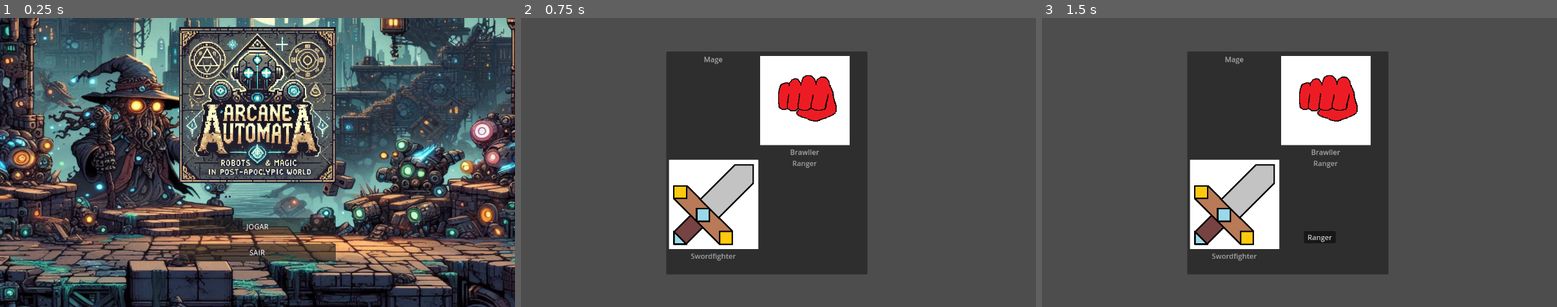
Above: before the commit, frames 1-3 (left to right).
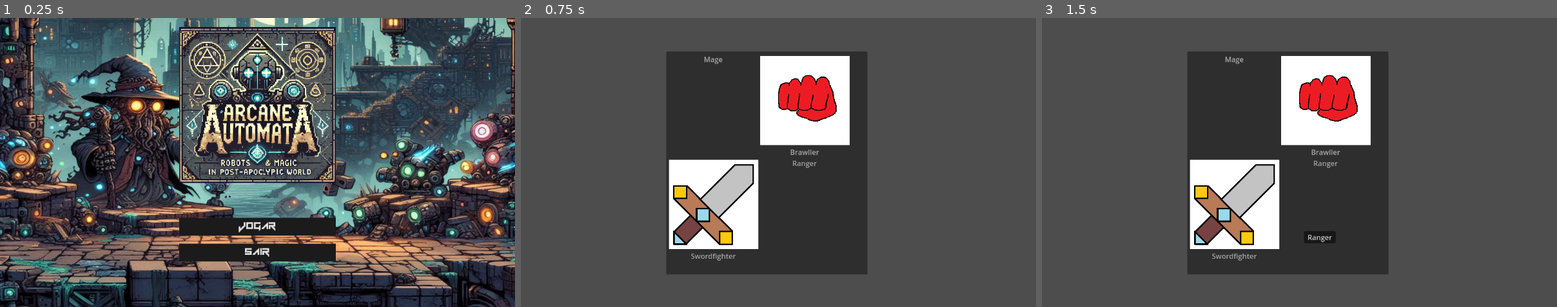
Above: after the commit, the same moments.

Repository: MatheuzH/ProjetoDevJogos
Game: Godot game, scene res://tela_de_inicio.tscn
Two runs of this game, one before a commit and one after it. Both use one fixed random seed, a clock stepped at 60 frames per second and the inputs below.
Inputs:
- Up to frame 1 (0.25 s): no input
- Up to frame 2 (0.75 s): click "JOGAR" at 0.5 s
- Up to frame 3 (1.5 s): no input

The runs differ from the first frame. In frame 1, 2.7% of the frame differs, in the area x 34-66%, y 69-85%; in frame 2, nothing differs; in frame 3, nothing differs.

Commit message:
tela de inicio pronta (aparentemente)

Diff:
--- a/tela_de_inicio.tscn
+++ b/tela_de_inicio.tscn
@@ -1,12 +1,41 @@
-[gd_scene load_steps=6 format=3 uid="uid://2r8s6hqkbe64"]
+[gd_scene load_steps=15 format=3 uid="uid://2r8s6hqkbe64"]
 
 [ext_resource type="Texture2D" uid="uid://d32dj4yxpy326" path="res://WhatsApp Image 2024-09-04 at 18.52.07.jpeg" id="1_i1tf1"]
 [ext_resource type="Script" path="res://tela_de_inicio.gd" id="1_q42b5"]
 [ext_resource type="Texture2D" uid="uid://h2rlw17msm4q" path="res://DALL·E 2024-09-11 17.37.05 - A pixel art logo for a game titled 'Arcane Automata.' The theme combines robots and magic in a post-apocalyptic world. The font should have a futurist.webp" id="2_6ges6"]
+[ext_resource type="FontFile" uid="uid://byhrifwm2q08d" path="res://Vermin Vibes 1989.ttf" id="4_5kimp"]
 
 [sub_resource type="StyleBoxEmpty" id="StyleBoxEmpty_itkat"]
 
+[sub_resource type="StyleBoxFlat" id="StyleBoxFlat_u0mch"]
+bg_color = Color(0.0807833, 0.0807834, 0.0807833, 1)
+
+[sub_resource type="StyleBoxFlat" id="StyleBoxFlat_x7m80"]
+bg_color = Color(0.10748, 0.10748, 0.10748, 1)
+
+[sub_resource type="StyleBoxFlat" id="StyleBoxFlat_cpa7t"]
+bg_color = Color(0, 0, 0, 1)
+
+[sub_resource type="Theme" id="Theme_bjcdr"]
+Button/styles/hover = SubResource("StyleBoxFlat_u0mch")
+Button/styles/normal = SubResource("StyleBoxFlat_x7m80")
+Button/styles/pressed = SubResource("StyleBoxFlat_cpa7t")
+
 [sub_resource type="StyleBoxEmpty" id="StyleBoxEmpty_xnqvx"]
+
+[sub_resource type="StyleBoxFlat" id="StyleBoxFlat_4qogq"]
+bg_color = Color(0.0823529, 0.0823529, 0.0823529, 1)
+
+[sub_resource type="StyleBoxFlat" id="StyleBoxFlat_mwtt2"]
+bg_color = Color(0.105882, 0.105882, 0.105882, 1)
+
+[sub_resource type="StyleBoxFlat" id="StyleBoxFlat_qbtmw"]
+bg_color = Color(0, 0, 0, 1)
+
+[sub_resource type="Theme" id="Theme_rxs1i"]
+Button/styles/hover = SubResource("StyleBoxFlat_4qogq")
+Button/styles/normal = SubResource("StyleBoxFlat_mwtt2")
+Button/styles/pressed = SubResource("StyleBoxFlat_qbtmw")
 
 [node name="tela_de_inicio" type="Control"]
 layout_mode = 3
@@ -61,6 +90,9 @@
 custom_minimum_size = Vector2(350, 40)
 layout_mode = 2
 size_flags_horizontal = 4
+theme = SubResource("Theme_bjcdr")
+theme_override_fonts/font = ExtResource("4_5kimp")
+theme_override_font_sizes/font_size = 30
 text = "JOGAR"
 
 [node name="HSeparator2" type="HSeparator" parent="MarginContainer/HBoxContainer/VBoxContainer2"]
@@ -71,6 +103,9 @@
 [node name="Exit-Button" type="Button" parent="MarginContainer/HBoxContainer/VBoxContainer2"]
 custom_minimum_size = Vector2(350, 40)
 layout_mode = 2
+theme = SubResource("Theme_rxs1i")
+theme_override_fonts/font = ExtResource("4_5kimp")
+theme_override_font_sizes/font_size = 30
 text = "SAIR"
 
 [connection signal="pressed" from="MarginContainer/HBoxContainer/VBoxContainer2/Start-Button" to="." method="_on_start_button_pressed"]
Binary file added: Vermin Vibes 1989.ttf
Not shown, added: Vermin Vibes 1989.ttf.import
